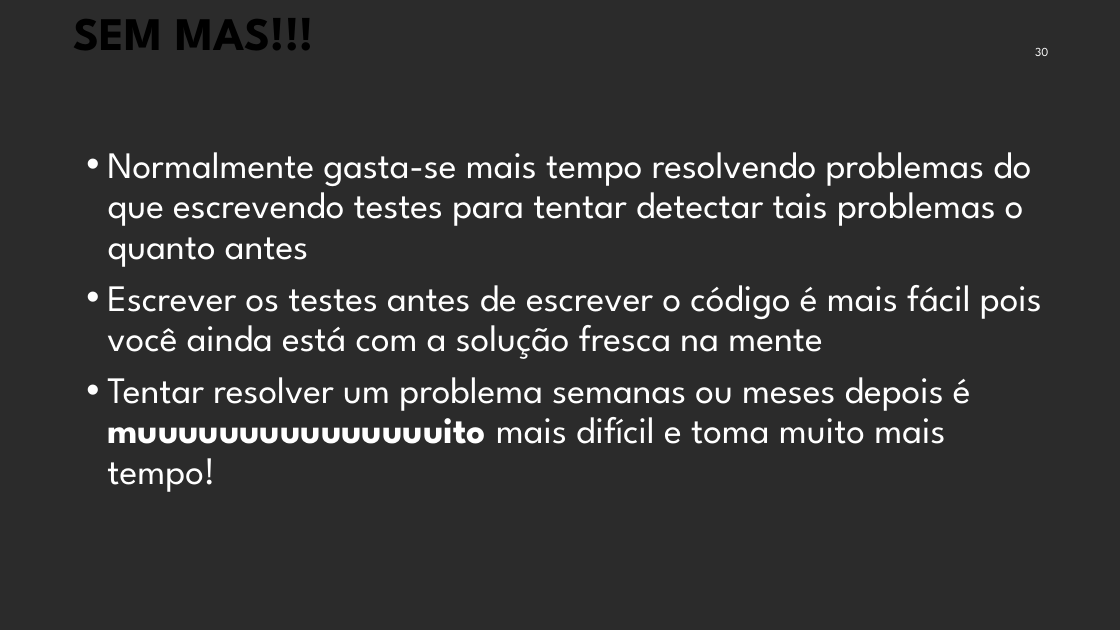
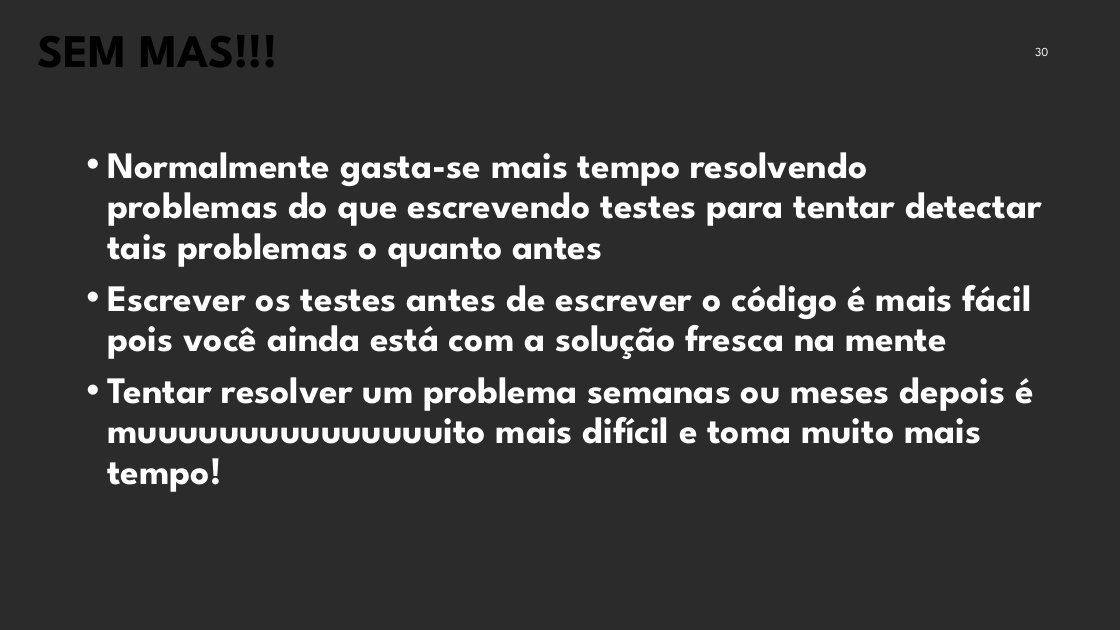
Before and after one commit to Claudio-Barbosa-da-Silva/testes-de-software, a slide deck: slide 30 of projects/01-introducao-tdd/tdd.pptx. Drawn at 1120x630 pixels with LibreOffice and Linux fonts; fonts in the diff are those of the drawing; background and template pictures are left out; a plain dark background stands for a picture behind light text. Boxes give left, top, right and bottom in pixels: in the first picture for what was removed or moved away, otherwise in the second. Text is boxed around its words. In the diff, an @@ line names an element or a change of style, - is before the commit and + after.

```diff
--- a/projects/01-introducao-tdd/tdd.pptx
+++ b/projects/01-introducao-tdd/tdd.pptx
@@ title "SEM MAS!!!": place and size @@
-title "SEM MAS!!!" at (74,18,313,50)
+title "SEM MAS!!!" at (38,35,277,67)
@@ text "Normalmente gasta-se mais tempo resolvendo ..." at (107,152,1042,492): bold on @@
```
Also in this commit, not shown: 7 other slides changed.
